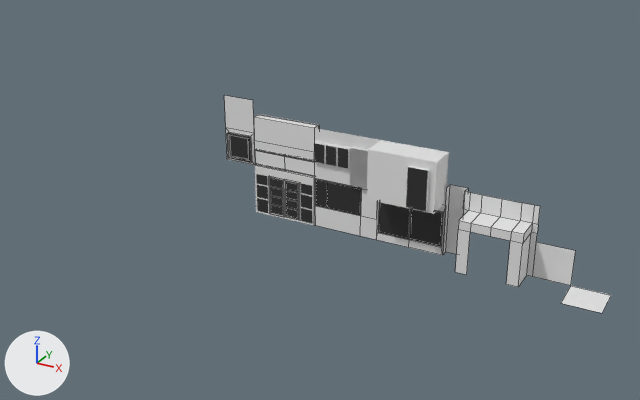
One commit to the Blender file Blender/Buildings/Flat_01/Flat_01.blend: the scene before it, then after it.
Both versions are drawn from a 50 mm lens placed at (9.0, -41.1, 22.2), pointed at (-12.5, -2.1, 2.7). The lights are fixed; the arrows at lower left show +X, +Y and +Z. Mesh edges are drawn as thin lines on the coarser meshes.

Objects in the first picture: 'MOD_Flat01_Balcony_01', 'MOD_Flat01_Balcony_02', 'MOD_Flat01_Door_Double', 'MOD_Flat01_Door_Entrance', 'MOD_Flat01_Doorway', 'MOD_Flat01_Pillar', 'MOD_Flat01_Roof_Trim', 'MOD_Flat01_Trim', 'MOD_Flat01_Window_Double', 'MOD_Flat01_Window_Double_Alternate', 'MOD_Flat01_Window_Single', 'MOD_Wall_Flat_2x2'.
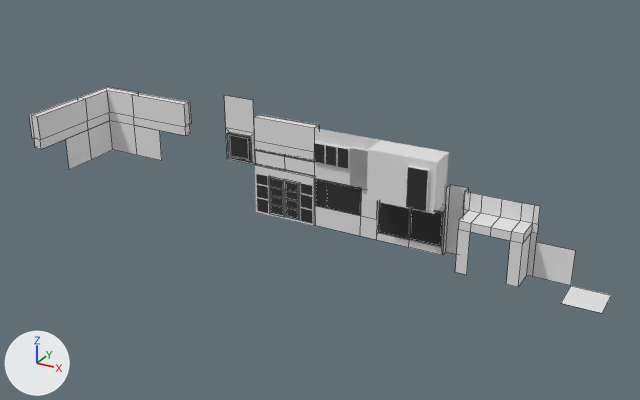
Location of each change, (x1, y1, x2, y2) in pixels of the pictures (640 x 400 px):
'MOD_Flat01_Roof_Trim.002', added: after (29, 97, 88, 149)
'MOD_Flat01_Roof_Trim.001', added: after (132, 92, 191, 136)
'MOD_Flat01_Roof_Trim_Corner', added: after (78, 87, 138, 130)
'MOD_Wall_Flat_2x2.001', added: after (134, 126, 162, 160)
'MOD_Wall_Flat_2x2.004', added: after (66, 130, 92, 170)
'MOD_Wall_Flat_2x2.002', added: after (110, 121, 137, 155)
'MOD_Wall_Flat_2x2.003', added: after (89, 121, 113, 159)

Diff of the bpy script that builds the scene:
```diff
--- a/Blender/Buildings/Flat_01/Flat_01.blend.py
+++ b/Blender/Buildings/Flat_01/Flat_01.blend.py
@@ me_plane_007 @@
+me_plane_007.from_pydata(...)  # 24 vertices, 22 faces; spans x -0.62..2.0, y -2.0..0.62, z 0.0..2.0
+me_plane_007.materials.append(mat_bricks_worn)  # its picture is missing
@@ ob_mod_wall_flat_2x2_004 @@
+ob_mod_wall_flat_2x2_004 = bpy.data.objects.new('MOD_Wall_Flat_2x2.004', me_plane_001.copy())  # the mesh of ob_mod_wall_flat_2x2
+ob_mod_wall_flat_2x2_004.location = (-29.0, -3.0, 2.0)
+ob_mod_wall_flat_2x2_004.rotation_euler = (0.0, 0.0, 1.571)  # degrees (0, 0, 90)
@@ ob_mod_wall_flat_2x2_003 @@
+ob_mod_wall_flat_2x2_003 = bpy.data.objects.new('MOD_Wall_Flat_2x2.003', me_plane_001.copy())  # the mesh of ob_mod_wall_flat_2x2
+ob_mod_wall_flat_2x2_003.location = (-29.0, -1.0, 2.0)
+ob_mod_wall_flat_2x2_003.rotation_euler = (0.0, 0.0, 1.571)  # degrees (0, 0, 90)
@@ ob_mod_wall_flat_2x2_002 @@
+ob_mod_wall_flat_2x2_002 = bpy.data.objects.new('MOD_Wall_Flat_2x2.002', me_plane_001.copy())  # the mesh of ob_mod_wall_flat_2x2
+ob_mod_wall_flat_2x2_002.location = (-28.0, 0.0, 2.0)
@@ ob_mod_wall_flat_2x2_001 @@
+ob_mod_wall_flat_2x2_001 = bpy.data.objects.new('MOD_Wall_Flat_2x2.001', me_plane_001.copy())  # the mesh of ob_mod_wall_flat_2x2
+ob_mod_wall_flat_2x2_001.location = (-26.0, 0.0, 2.0)
@@ ob_mod_flat01_roof_trim_corner @@
+ob_mod_flat01_roof_trim_corner = bpy.data.objects.new('MOD_Flat01_Roof_Trim_Corner', me_plane_007)
+ob_mod_flat01_roof_trim_corner.location = (-29.0, 0.0, 4.0)
@@ ob_mod_flat01_roof_trim_002 @@
+ob_mod_flat01_roof_trim_002 = bpy.data.objects.new('MOD_Flat01_Roof_Trim.002', me_plane_013.copy())  # the mesh of ob_mod_flat01_roof_trim
+ob_mod_flat01_roof_trim_002.location = (-29.0, -4.0, 4.0)
+ob_mod_flat01_roof_trim_002.rotation_euler = (0.0, 0.0, 1.571)  # degrees (0, 0, 90)
@@ ob_mod_flat01_roof_trim_001 @@
+ob_mod_flat01_roof_trim_001 = bpy.data.objects.new('MOD_Flat01_Roof_Trim.001', me_plane_013.copy())  # the mesh of ob_mod_flat01_roof_trim
+ob_mod_flat01_roof_trim_001.location = (-25.0, 0.0, 4.0)
```
